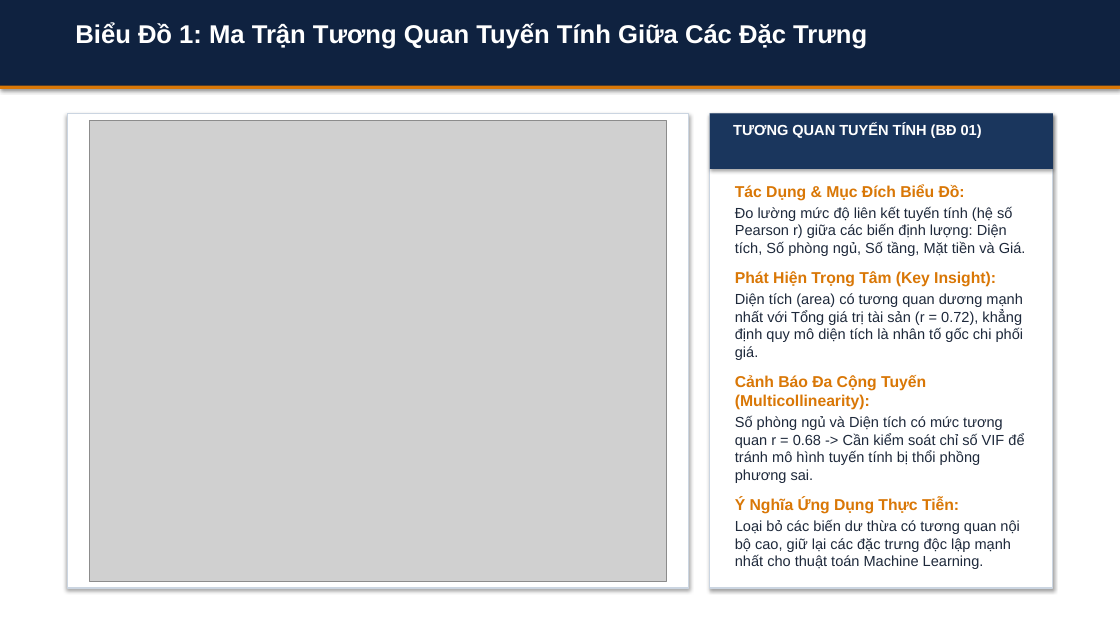
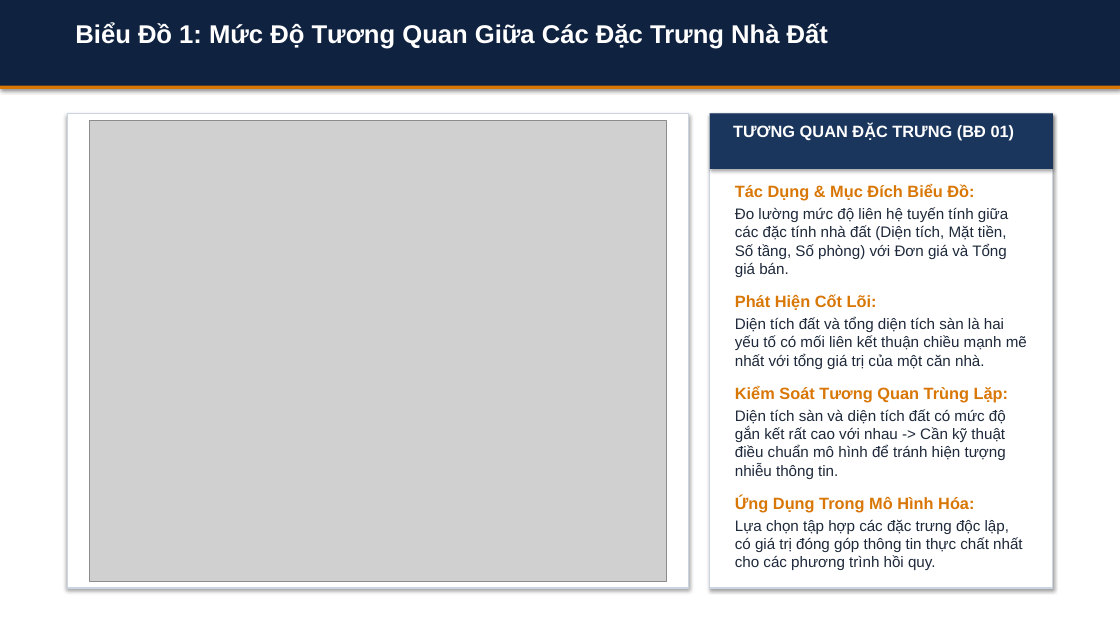
Before and after one commit to HoangLongNguyen-322007/bds_khdl, a slide deck: slide 7 of BAO_CAO_TIEN_DO_SLIDES.pptx. Drawn at 1120x630 pixels with LibreOffice and Linux fonts; fonts in the diff are those of the drawing; grey boxes stand for pictures. Boxes give left, top, right and bottom in pixels: in the first picture for what was removed or moved away, otherwise in the second. Text is boxed around its words. In the diff, an @@ line names an element or a change of style, - is before the commit and + after.

```diff
--- a/BAO_CAO_TIEN_DO_SLIDES.pptx
+++ b/BAO_CAO_TIEN_DO_SLIDES.pptx
@@ text at [75,22,828,49]: text changed @@
-Biểu Đồ 1: Ma Trận Tương Quan Tuyến Tính Giữa Các Đặc Trưng
+Biểu Đồ 1: Mức Độ Tương Quan Giữa Các Đặc Trưng Nhà Đất
@@ text at [733,123,1015,140]: text changed; size 12.5 to 14 pt @@
-TƯƠNG QUAN TUYẾN TÍNH (BĐ 01)
+TƯƠNG QUAN ĐẶC TRƯNG (BĐ 01)
@@ text at [735,207,1027,570]: text changed; size 12.5 to 13 pt @@
-Đo lường mức độ liên kết tuyến tính (hệ số Pearson r) giữa các biến định lượng: Diện tích, Số phòng ngủ, Số tầng, Mặt tiền và Giá.
-Phát Hiện Trọng Tâm (Key Insight):
-Diện tích (area) có tương quan dương mạnh nhất với Tổng giá trị tài sản (r = 0.72), khẳng định quy mô diện tích là nhân tố gốc chi phối giá.
-Cảnh Báo Đa Cộng Tuyến (Multicollinearity):
-Số phòng ngủ và Diện tích có mức tương quan r = 0.68 -> Cần kiểm soát chỉ số VIF để tránh mô hình tuyến tính bị thổi phồng phương sai.
-Ý Nghĩa Ứng Dụng Thực Tiễn:
-Loại bỏ các biến dư thừa có tương quan nội bộ cao, giữ lại các đặc trưng độc lập mạnh nhất cho thuật toán Machine Learning.
+Đo lường mức độ liên hệ tuyến tính giữa các đặc tính nhà đất (Diện tích, Mặt tiền, Số tầng, Số phòng) với Đơn giá và Tổng giá bán.
+Phát Hiện Cốt Lõi:
+Diện tích đất và tổng diện tích sàn là hai yếu tố có mối liên kết thuận chiều mạnh mẽ nhất với tổng giá trị của một căn nhà.
+Kiểm Soát Tương Quan Trùng Lặp:
+Diện tích sàn và diện tích đất có mức độ gắn kết rất cao với nhau -> Cần kỹ thuật điều chuẩn mô hình để tránh hiện tượng nhiễu thông tin.
+Ứng Dụng Trong Mô Hình Hóa:
+Lựa chọn tập hợp các đặc trưng độc lập, có giá trị đóng góp thông tin thực chất nhất cho các phương trình hồi quy.
@@ text at [735,184,974,201]: size 13.5 to 14 pt in "Tác Dụng & Mục Đích Biểu Đồ:" @@
```
Also in this commit, not shown: 22 other slides changed, 7 other files.
